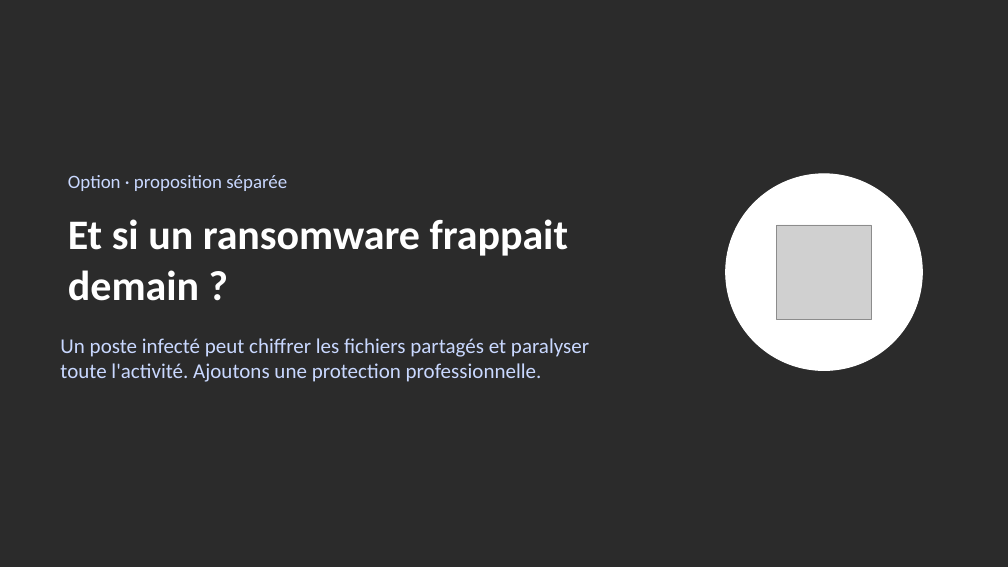
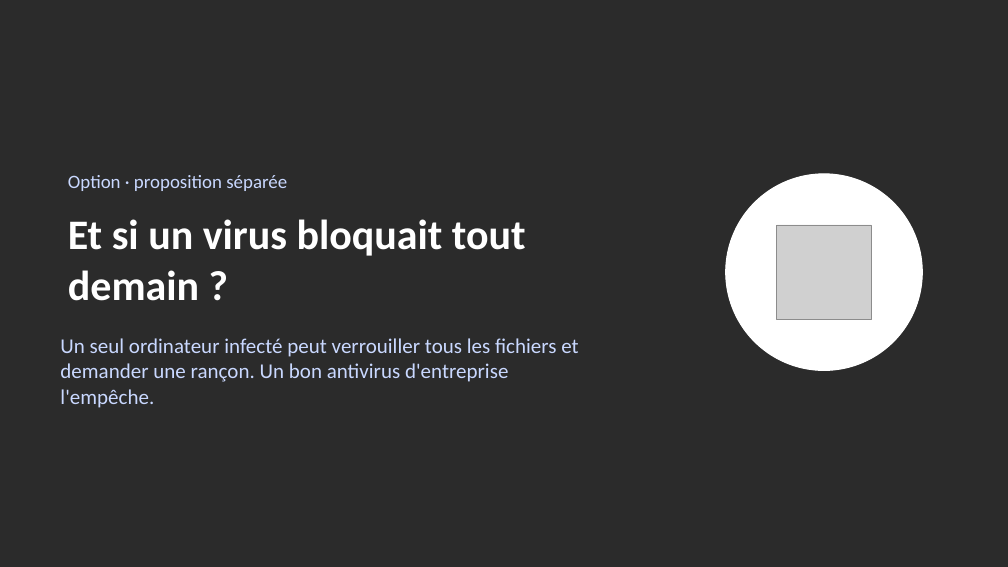
Before and after one commit to meledjearmel/others-documents, a slide deck: slide 12 of proposition-serveur/Proposition_Serveur_Proxmox_WindowsServer.pptx. Drawn at 1008x567 pixels with LibreOffice and Linux fonts; fonts in the diff are those of the drawing; grey boxes stand for pictures; background and template pictures are left out; a plain dark background stands for a picture behind light text. Boxes give left, top, right and bottom in pixels: in the first picture for what was removed or moved away, otherwise in the second. Text is boxed around its words. In the diff, an @@ line names an element or a change of style, - is before the commit and + after.

```diff
--- a/proposition-serveur/Proposition_Serveur_Proxmox_WindowsServer.pptx
+++ b/proposition-serveur/Proposition_Serveur_Proxmox_WindowsServer.pptx
@@ title at [68,219,526,301]: text changed @@
-Et si un ransomware frappait demain ?
+Et si un virus bloquait tout demain ?
@@ text at [60,338,578,408]: text changed @@
-Un poste infecté peut chiffrer les fichiers partagés et paralyser toute l'activité. Ajoutons une protection professionnelle.
+Un seul ordinateur infecté peut verrouiller tous les fichiers et demander une rançon. Un bon antivirus d'entreprise l'empêche.
```
Also in this commit, not shown: 12 other slides changed, 1 slide added, 1 other file.
